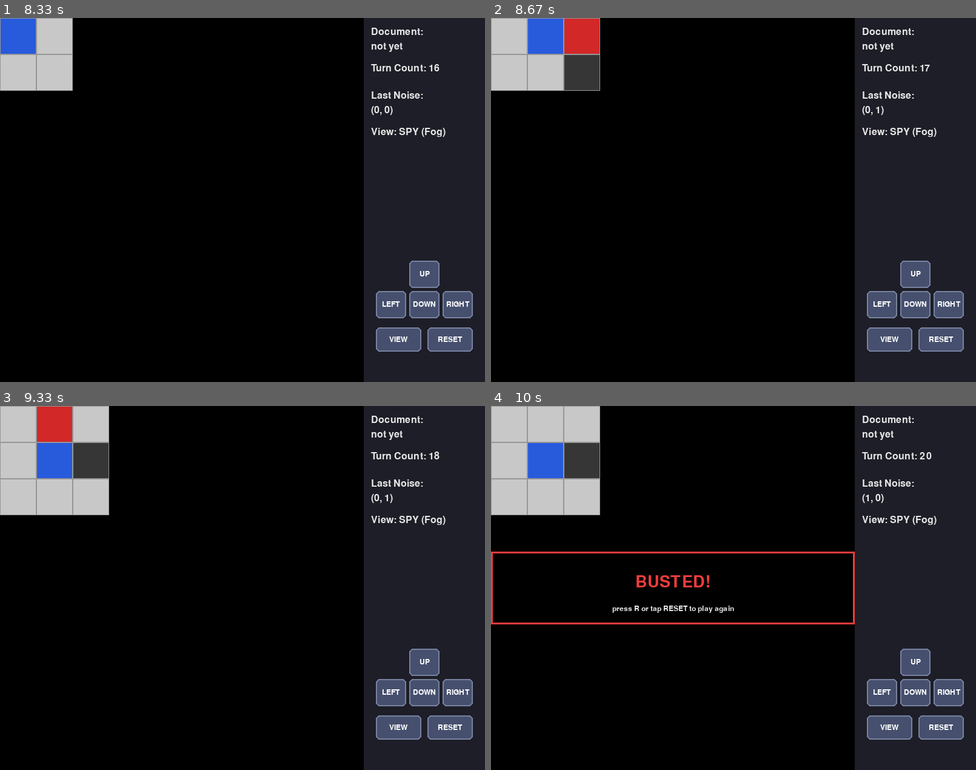
Above: before the commit, frames 1-4 (two rows, left to right).
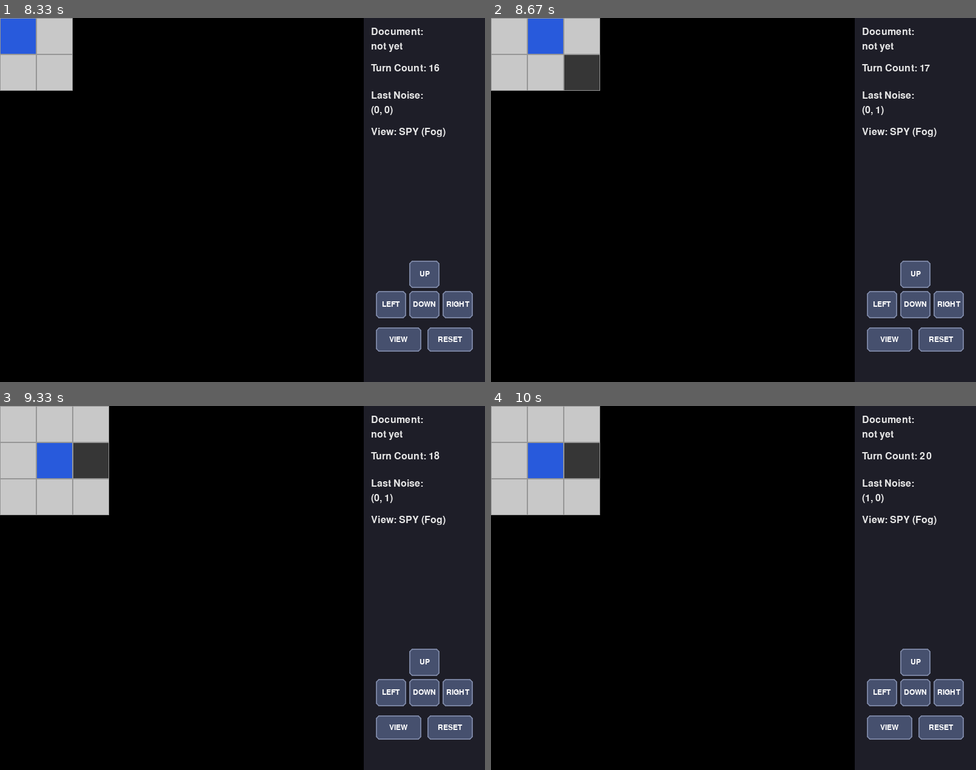
Above: after the commit, the same moments.

Repository: nubaysha0-debug/Spy-vs-Guard-game
Game: pygame game, started from main.py
Same seed, same stepped clock (60 frames per second), same inputs: the game is played once before the commit and once after it.
Inputs (mouse positions are in pixels of both pictures, inside the frame that each line leads up to):
- Up to frame 1 (8.33 s): hold Right 0.33-0.8 s; click (223, 214) at 0.88 s; hold Right 1.5-1.97 s; hold Left 2-2.53 s; hold Down 2.57-2.87 s; hold Left 2.9-3.3 s; hold Up 3.33-3.7 s; hold Right 3.73-4.37 s; hold Down 4.4-4.77 s; hold Left 4.8-5.27 s; hold Right 5.3-5.77 s; hold Up 5.8-6.1 s; hold Right 6.13-6.6 s; hold Left 6.63-7.17 s; hold Down 7.2-7.5 s; hold Left 7.53-7.93 s; hold Up from 7.97 s (still down)
- Up to frame 2 (8.67 s): release Up at 8.33 s; hold Right from 8.37 s (still down)
- Up to frame 3 (9.33 s): release Right at 9 s; hold Down from 9.03 s (still down)
- Up to frame 4 (10 s): release Down at 9.4 s; hold Left 9.43-9.9 s; hold Right from 9.93 s (still down)

Frame 1 is identical in both runs. In frame 2, 0.7% of the frame differs, in the area x 15-23%, y 0-10%; in frame 3, 0.7%; in frame 4, 1.4%, in the area x 0-75%, y 40-60%.

Commit message:
Update guard movement behavior

Diff:
--- a/main.py
+++ b/main.py
@@ -24,18 +24,46 @@
   return grid[r][c] != '#'
 
 
+from collections import deque
+
+
+def is_reachable(grid, start, goal):
+  """Uses BFS to check if a valid path exists between start and goal."""
+  queue = deque([start])
+  visited = {start}
+
+  while queue:
+    r, c = queue.popleft()
+    if (r, c) == goal:
+      return True
+
+    for dr, dc in [(-1, 0), (1, 0), (0, -1), (0, 1)]:
+      nr, nc = r + dr, c + dc
+      if 0 <= nr < GRID_SIZE and 0 <= nc < GRID_SIZE:
+        if grid[nr][nc] != '#' and (nr, nc) not in visited:
+          visited.add((nr, nc))
+          queue.append((nr, nc))
+  return False
+
+
 def generate_map():
-  grid = [['.' for _ in range(GRID_SIZE)] for _ in range(GRID_SIZE)]
-  walls_placed = 0
+  """Generates a random map and guarantees the Document is reachable."""
   forbidden = {(0, 0), (GRID_SIZE - 1, GRID_SIZE - 1), (GRID_SIZE - 1, 0)}
 
-  while walls_placed < NUM_WALLS:
-    r = random.randint(0, GRID_SIZE - 1)
-    c = random.randint(0, GRID_SIZE - 1)
-    if (r, c) not in forbidden and grid[r][c] == '.':
-      grid[r][c] = '#'
-      walls_placed += 1
-  return grid
+  while True:
+    grid = [['.' for _ in range(GRID_SIZE)] for _ in range(GRID_SIZE)]
+    walls_placed = 0
+
+    while walls_placed < NUM_WALLS:
+      r = random.randint(0, GRID_SIZE - 1)
+      c = random.randint(0, GRID_SIZE - 1)
+      if (r, c) not in forbidden and grid[r][c] == '.':
+        grid[r][c] = '#'
+        walls_placed += 1
+
+    # Ensure Spy (0,0) can reach the Document (GRID_SIZE-1, 0)
+    if is_reachable(grid, (0, 0), (GRID_SIZE - 1, 0)):
+      return grid
 
 
 def make_game_state():
@@ -63,11 +91,9 @@
 def guard_step(game_state):
   grid = game_state['grid']
   guard = game_state['guard_pos']
+
+  # Always target the spy directly
   target = game_state['spy_pos']
-  if not in_spy_vision(
-      game_state, guard
-  ) and game_state['last_noise_pos'] is not None:
-    target = game_state['last_noise_pos']
 
   best_pos = guard
   best_dist = abs(guard[0] - target[0]) + abs(guard[1] - target[1])
@@ -80,7 +106,6 @@
       best_pos = nxt
 
   game_state['guard_pos'] = best_pos
-
 
 def play_turn(game_state, direction):
   if game_state['status'] != 'playing':
Not shown, changed: build/web/game.apk
Not shown, changed: build/web/game.tar.gz
